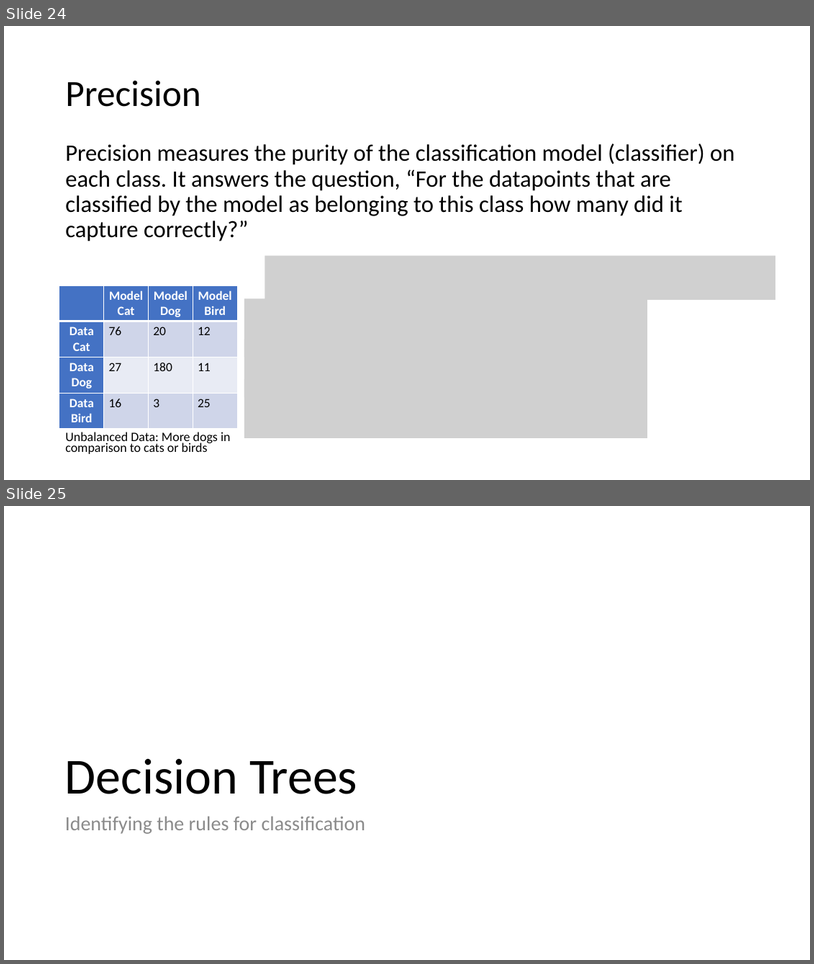
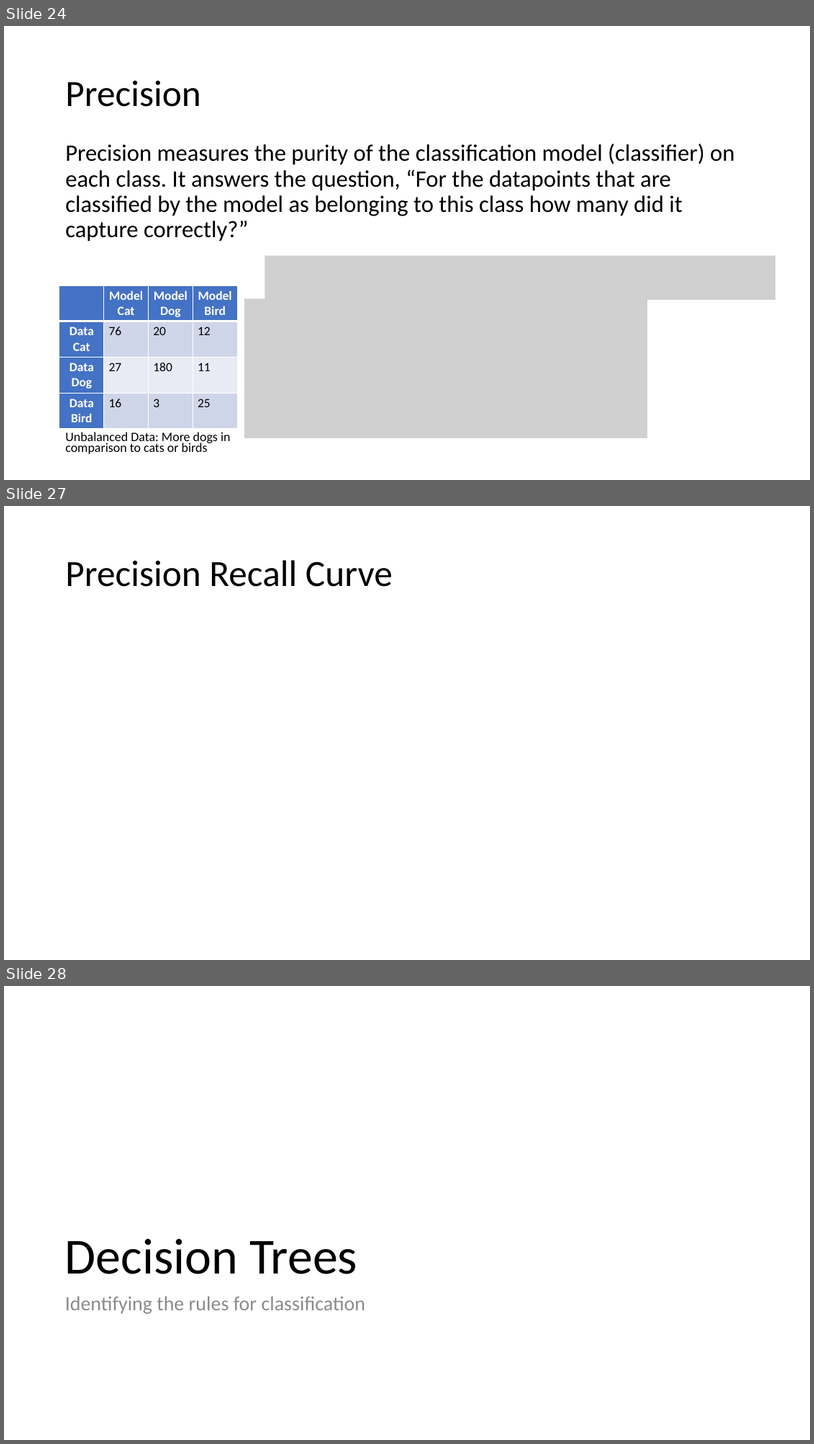
Before and after one commit to meenakshsundaram/AIML, a slide deck: DecisionTrees/DecisionTrees.pptx. Shown one above the other, each under a label of ours: slides 24 and 25 before the commit, slides 24, 27 and 28 after it; the slides between them are not shown. The pictures are 814x964 and 814x1444 pixels, drawn with LibreOffice and Linux fonts; fonts in the diff are those of the drawing; grey boxes stand for pictures. Boxes give left, top, right and bottom in pixels: in the first picture for what was removed or moved away, otherwise in the second. Text is boxed around its words. In the diff, an @@ line names an element or a change of style, - is before the commit and + after.

Commit message:
Modified some slides in Decision Trees, Corrected plotting in KNN Knee Curve

```diff
--- a/DecisionTrees/DecisionTrees.pptx
+++ b/DecisionTrees/DecisionTrees.pptx
@@ slide 27 added at box(4, 506, 810, 960), background #FFFFFF @@
@@ title added at box(65, 560, 393, 587), 44 pt, text #000000 @@
+Precision Recall Curve
@@ what was slide 25 is now slide 28 @@
```
Also in this commit, not shown: 5 slides changed, 2 other slides added, 2 other files.
